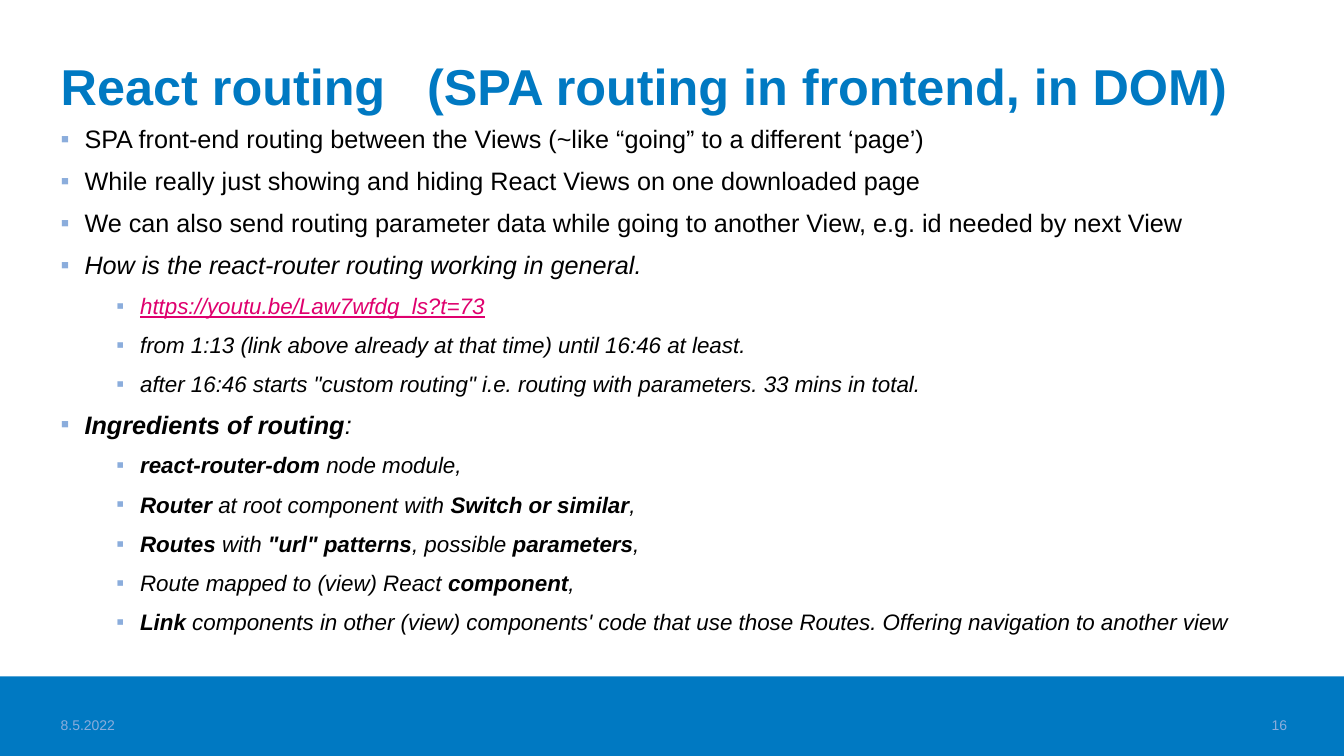
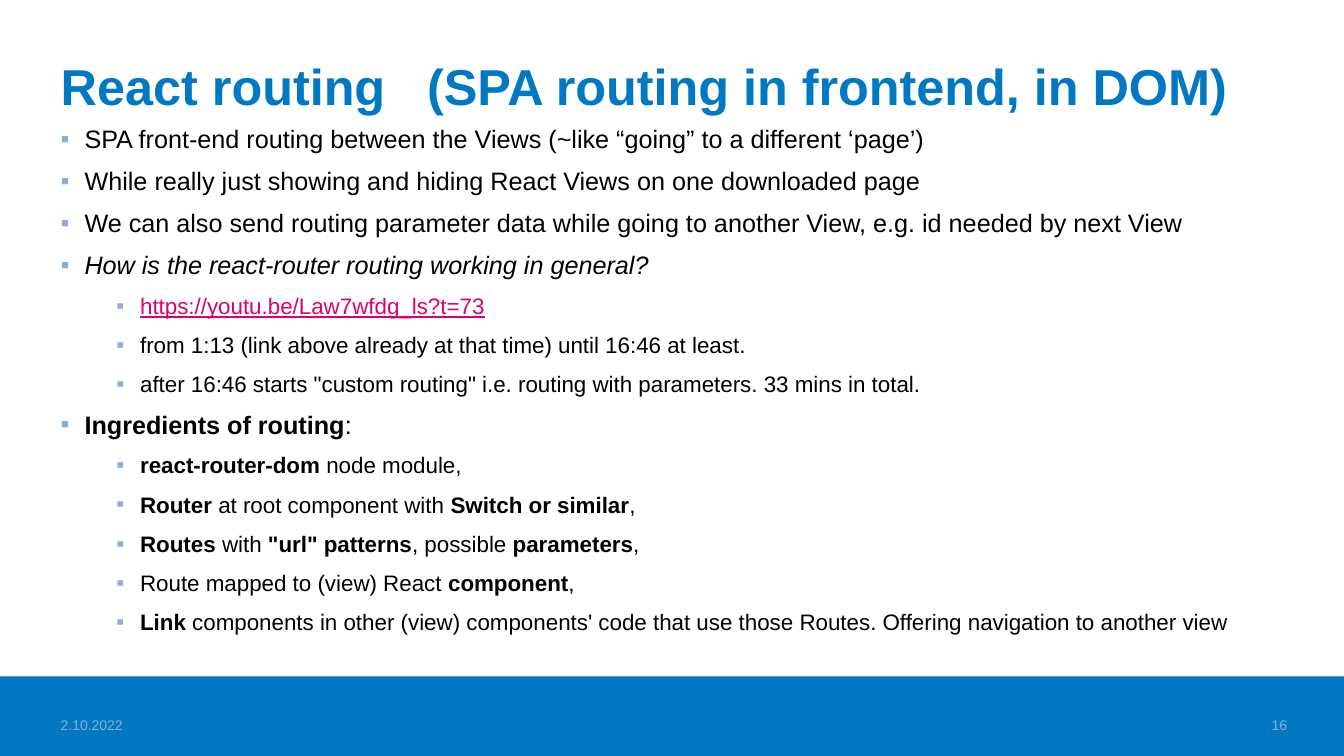
Before and after one commit to valju/docs_frontend_design, a slide deck: slide 16 of FrontendStuff_ForExam.pptx. Drawn at 1344x756 pixels with LibreOffice and Linux fonts; fonts in the diff are those of the drawing; background and template pictures are left out. Boxes give left, top, right and bottom in pixels: in the first picture for what was removed or moved away, otherwise in the second. Text is boxed around its words. In the diff, an @@ line names an element or a change of style, - is before the commit and + after.

Commit message:
Updating the frontend exam docs

```diff
--- a/FrontendStuff_ForExam.pptx
+++ b/FrontendStuff_ForExam.pptx
@@ text at [85, 255, 649, 280]: text changed @@
-▪ How is the react-router routing working in general.
+▪ How is the react-router routing working in general?
@@ text at [85, 297, 1228, 635]: italic off in "https://youtu.be/Law7wfdg_ls?t=73", "from 1:13 (link above already at that ...", "after 16:46 starts "custom routing" i.e. routing ...", "Ingredients of routing:" and 5 more places @@
@@ text at [61, 720, 123, 730]: text changed @@
-8.5.2022
+2.10.2022
```
Also in this commit, not shown: 18 other slides changed, 1 slide added, 19 other files.
